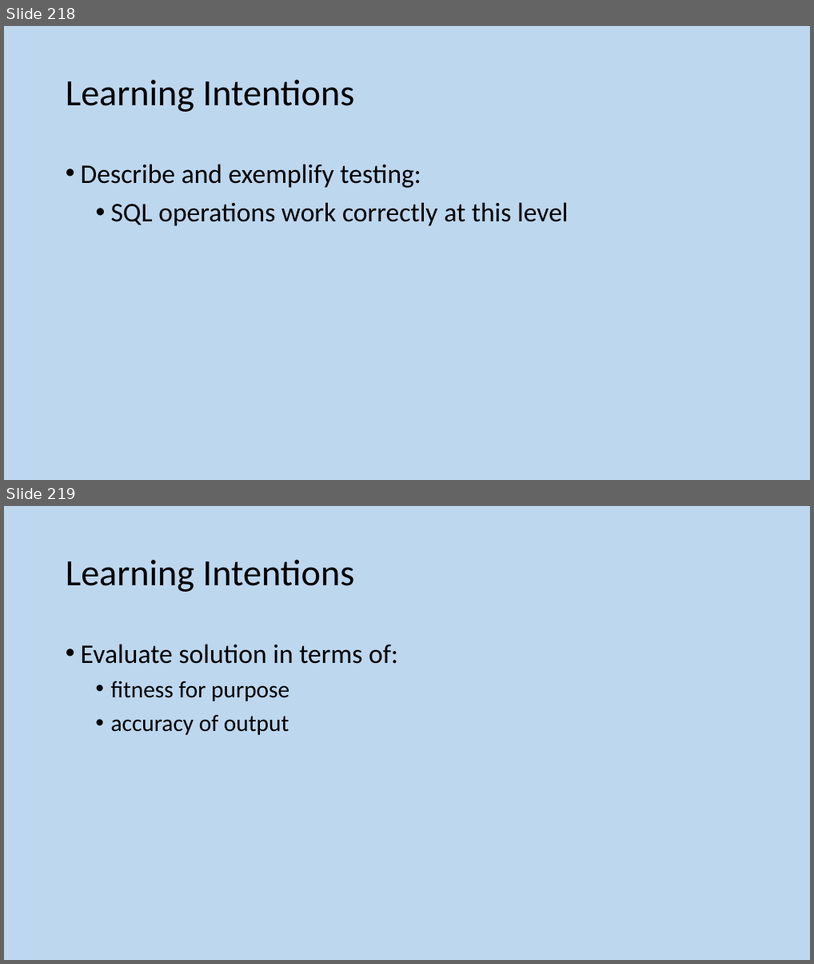
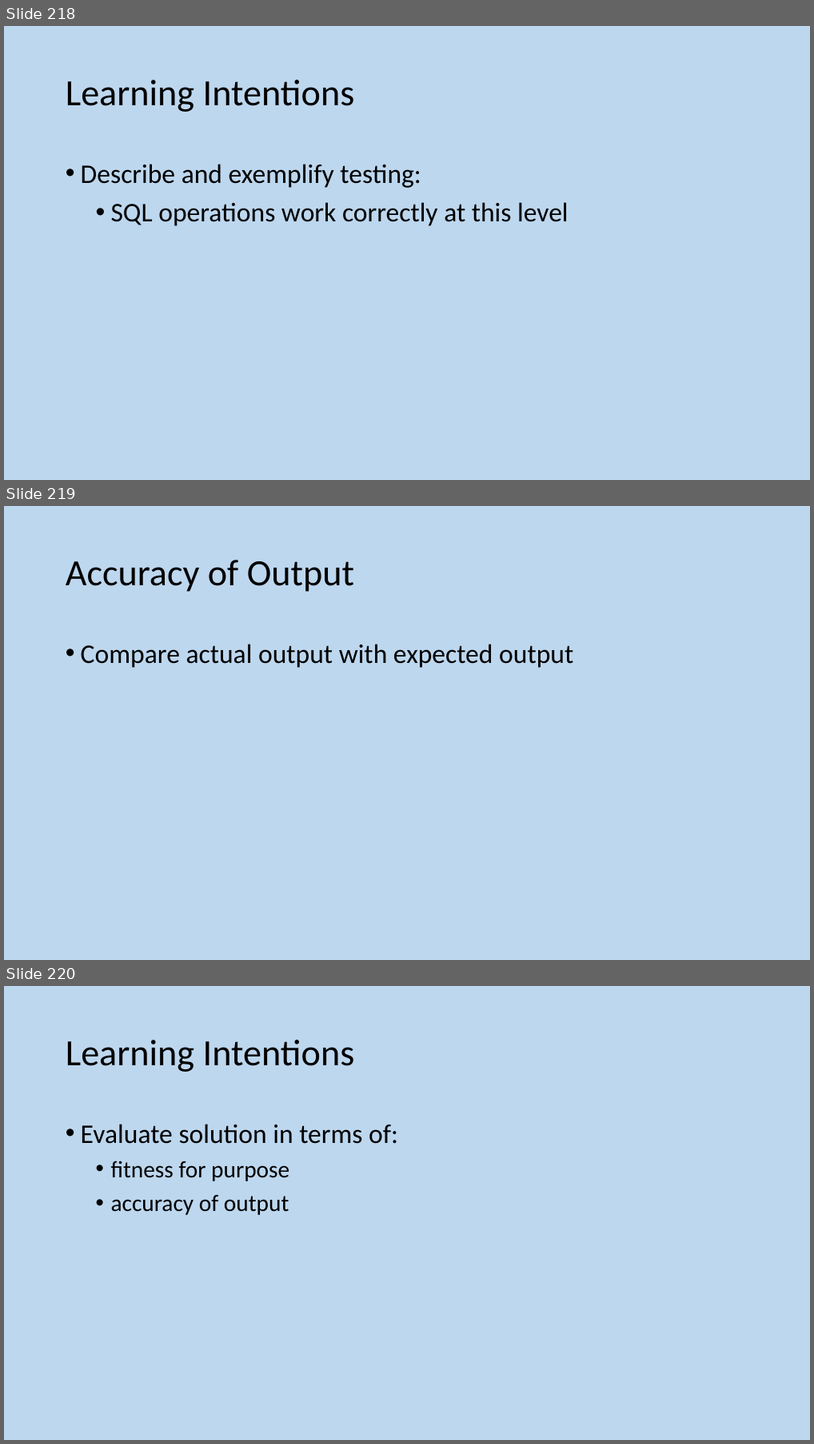
Before and after one commit to MrFriendCS/MrFriendCS.github.io, a slide deck: n5-cs/ddd/N5 CS DDD Slides.pptx. Shown one above the other, each under a label of ours: slides 218 and 219 before the commit, slides 218, 219 and 220 after it. The pictures are 814x964 and 814x1444 pixels, drawn with LibreOffice and Linux fonts; fonts in the diff are those of the drawing. Boxes give left, top, right and bottom in pixels: in the first picture for what was removed or moved away, otherwise in the second. Text is boxed around its words. In the diff, an @@ line names an element or a change of style, - is before the commit and + after.

```diff
--- a/n5-cs/ddd/N5 CS DDD Slides.pptx
+++ b/n5-cs/ddd/N5 CS DDD Slides.pptx
@@ slide 219 added at (x1=4, y1=506, x2=810, y2=960), background #BDD7EE @@
@@ title added at (x1=66, y1=560, x2=354, y2=592), 44 pt, text #000000 @@
+Accuracy of Output
@@ text added at (x1=81, y1=644, x2=574, y2=668), 32 pt, text #000000 @@
+• Compare actual output with expected output
@@ what was slide 219 is now slide 220 @@
```
Also in this commit, not shown: 3 other files.
